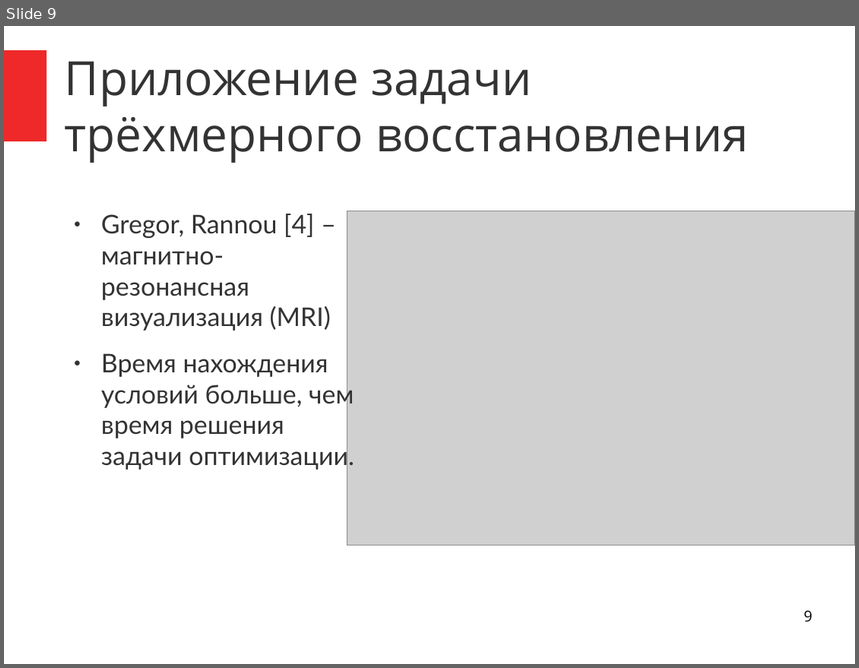
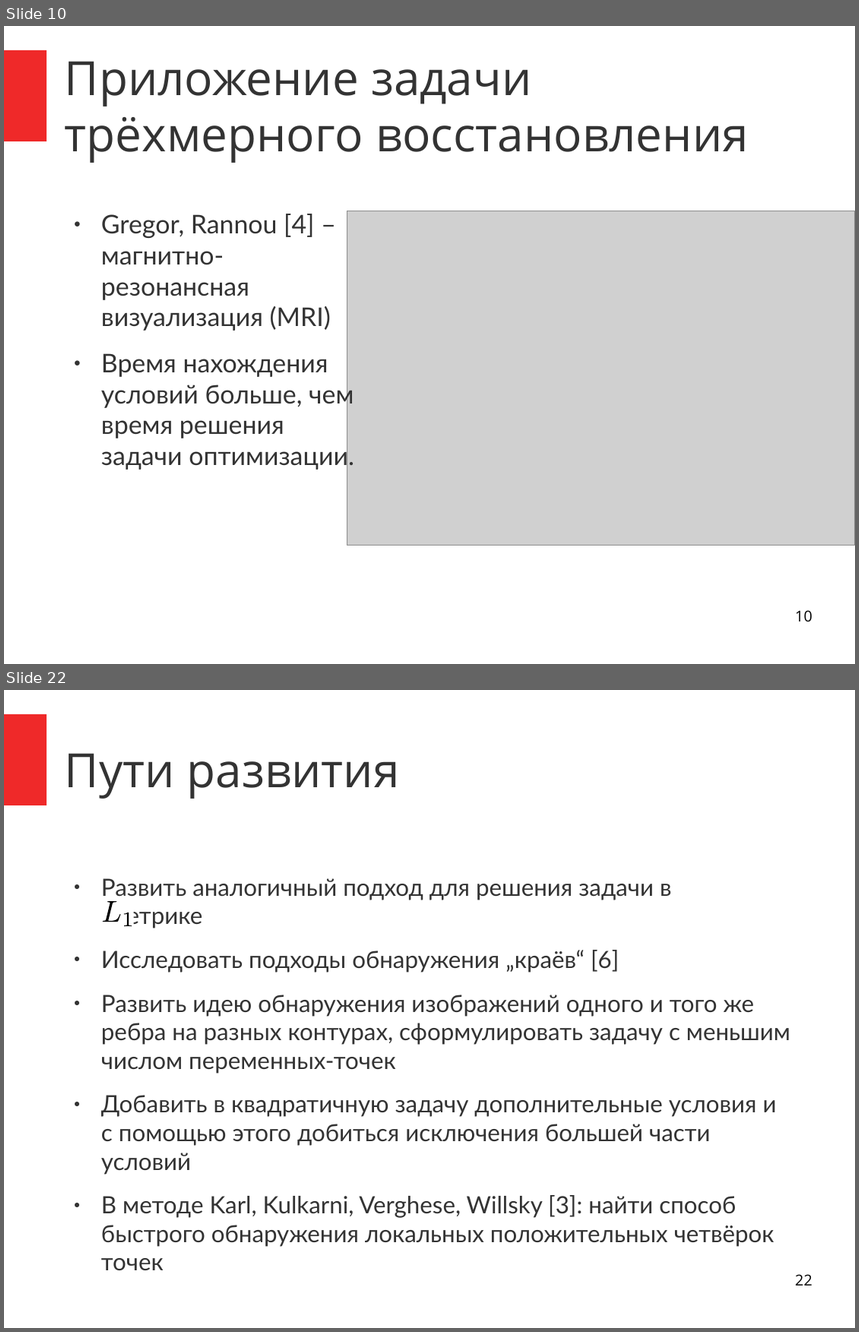
Before and after one commit to ilya-palachev/polyhedra-correction-library, a slide deck: Documentation/i.palachev/Thesis/Presentation-Feb2015/presentation-feb2015.odp. Shown one above the other, each under a label of ours: slide 9 before the commit, slides 10 and 22 after it; the slides between them are not shown. The pictures are 859x668 and 859x1332 pixels, drawn with LibreOffice and Linux fonts; fonts in the diff are those of the drawing; grey boxes stand for pictures. Boxes give left, top, right and bottom in pixels: in the first picture for what was removed or moved away, otherwise in the second. Text is boxed around its words. In the diff, an @@ line names an element or a change of style, - is before the commit and + after.

```diff
--- a/Documentation/i.palachev/Thesis/Presentation-Feb2015/presentation-feb2015.odp
+++ b/Documentation/i.palachev/Thesis/Presentation-Feb2015/presentation-feb2015.odp
@@ slide 22 added at (x1=4, y1=690, x2=855, y2=1328), background #FFFFFF; not listed: 1 template element that a slide beside it also shows @@
@@ title added at (x1=65, y1=753, x2=400, y2=799), 44 pt, text #333333 @@
+Пути развития
@@ text added at (x1=101, y1=878, x2=791, y2=1247), 22.2 pt, text #333333 @@
+● Развить аналогичный подход для решения задачи в -метрике
+● Исследовать подходы обнаружения „краёв“ [6]
+● Развить идею обнаружения изображений одного и того же ребра на разных контурах, сформулировать задачу с меньшим числом переменных-точек
+● Добавить в квадратичную задачу дополнительные условия и с помощью этого добиться исключения большей части условий
+● В методе Karl, Kulkarni, Verghese, Willsky [3]: найти способ быстрого обнаружения локальных положительных четвёрок точек
@@ freeform shape added at (x1=101, y1=901, x2=134, y2=926), fill #FFFFFF @@
@@ freeform shape added at (x1=103, y1=901, x2=120, y2=923), fill #000000 @@
@@ freeform shape added at (x1=124, y1=913, x2=132, y2=926), fill #000000 @@
@@ page number added at (x1=795, y1=1274, x2=813, y2=1286), 14 pt, text #000000 @@
+22
@@ what was slide 9 is now slide 10 @@
@@ page number at (x1=795, y1=610, x2=813, y2=623): text changed @@
-9
+10
```
Also in this commit, not shown: 8 slides changed, 9 other slides added, 1 slide removed.
